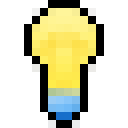
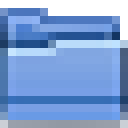
Comparing the layer stacks of the two (128, 128) images. Changes:
added group "locationGroup" with 1 layers above "generateGroup" over [0, 8, 128, 128]
added layer "location" in group "locationGroup" over [0, 8, 128, 128]
hid group "generateGroup" (2 layers) over [24, 0, 104, 128]
